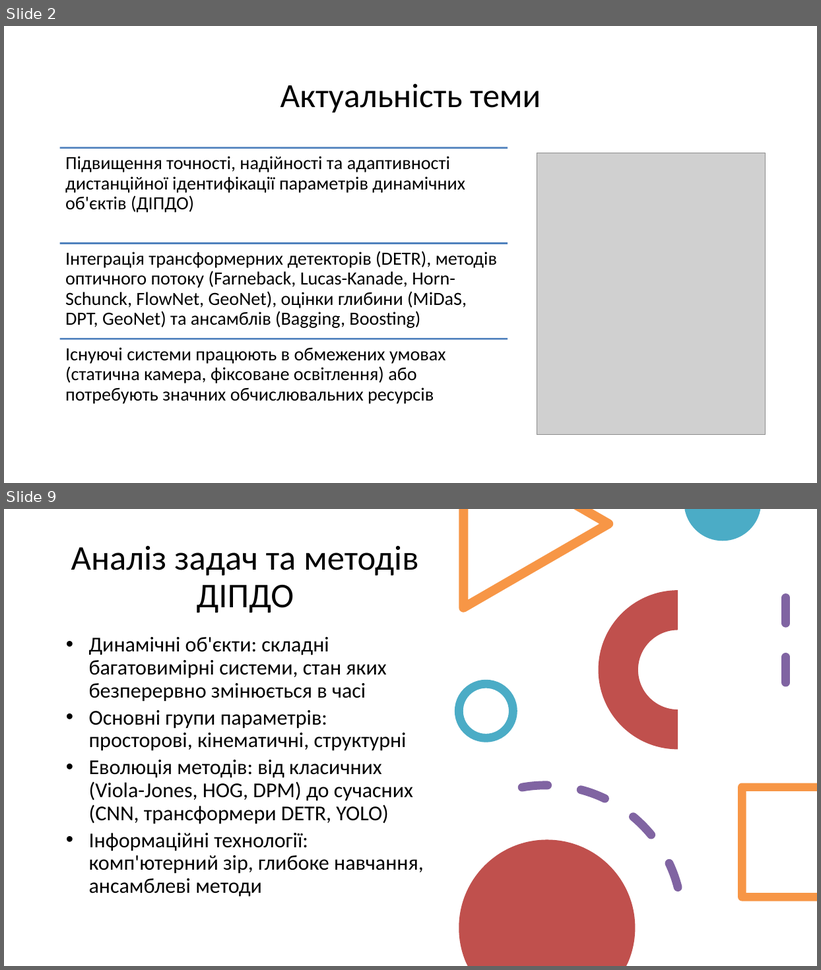
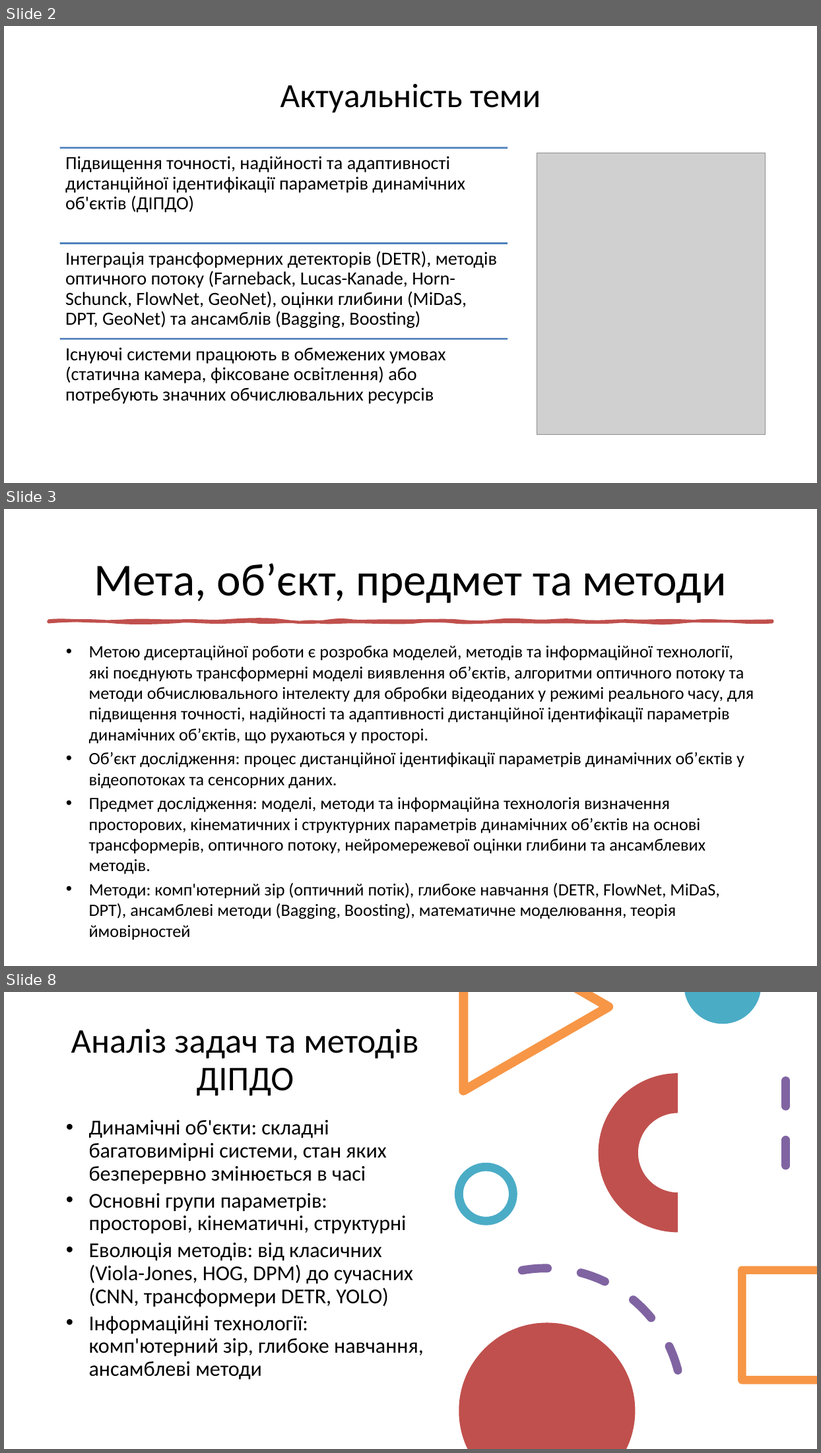
Before and after one commit to ly0wenka/dis_f, a slide deck: dissertation_Kondratov_full_37slides.pptx. Shown one above the other, each under a label of ours: slides 2 and 9 before the commit, slides 2, 3 and 8 after it; the slides between them are not shown. The pictures are 821x970 and 821x1453 pixels, drawn with LibreOffice and Linux fonts; fonts in the diff are those of the drawing; grey boxes stand for pictures. Boxes give left, top, right and bottom in pixels: in the first picture for what was removed or moved away, otherwise in the second. Text is boxed around its words. In the diff, an @@ line names an element or a change of style, - is before the commit and + after.

```diff
--- a/dissertation_Kondratov_full_37slides.pptx
+++ b/dissertation_Kondratov_full_37slides.pptx
@@ slide 3 added at (x1=4, y1=509, x2=817, y2=966), background #FFFFFF @@
@@ title added at (x1=94, y1=563, x2=727, y2=603), 54 pt, text #000000 @@
+Мета, об’єкт, предмет та методи
@@ freeform shape added at (x1=48, y1=621, x2=773, y2=622), fill #C0504D, outline #C0504D 3.25 pt @@
@@ text added at (x1=89, y1=646, x2=754, y2=920), 20.4 pt, text #000000 @@
+• Метою дисертаційної роботи є розробка моделей, методів та інформаційної технології, які поєднують трансформерні моделі виявлення об’єктів, алгоритми оптичного потоку та методи обчислювального інтелекту для обробки відеоданих у режимі реального часу, для підвищення точності, надійності та адаптивності дистанційної ідентифікації параметрів динамічних об’єктів, що рухаються у просторі.
+• Об’єкт дослідження: процес дистанційної ідентифікації параметрів динамічних об’єктів у відеопотоках та сенсорних даних.
+• Предмет дослідження: моделі, методи та інформаційна технологія визначення просторових, кінематичних і структурних параметрів динамічних об’єктів на основі трансформерів, оптичного потоку, нейромережевої оцінки глибини та ансамблевих методів.
+• Методи: комп'ютерний зір (оптичний потік), глибоке навчання (DETR, FlowNet, MiDaS, DPT), ансамблеві методи (Bagging, Boosting), математичне моделювання, теорія ймовірностей
@@ what was slide 9 is now slide 8 @@
```
Also in this commit, not shown: 5 slides changed, 4 other slides added, 1 other file.
